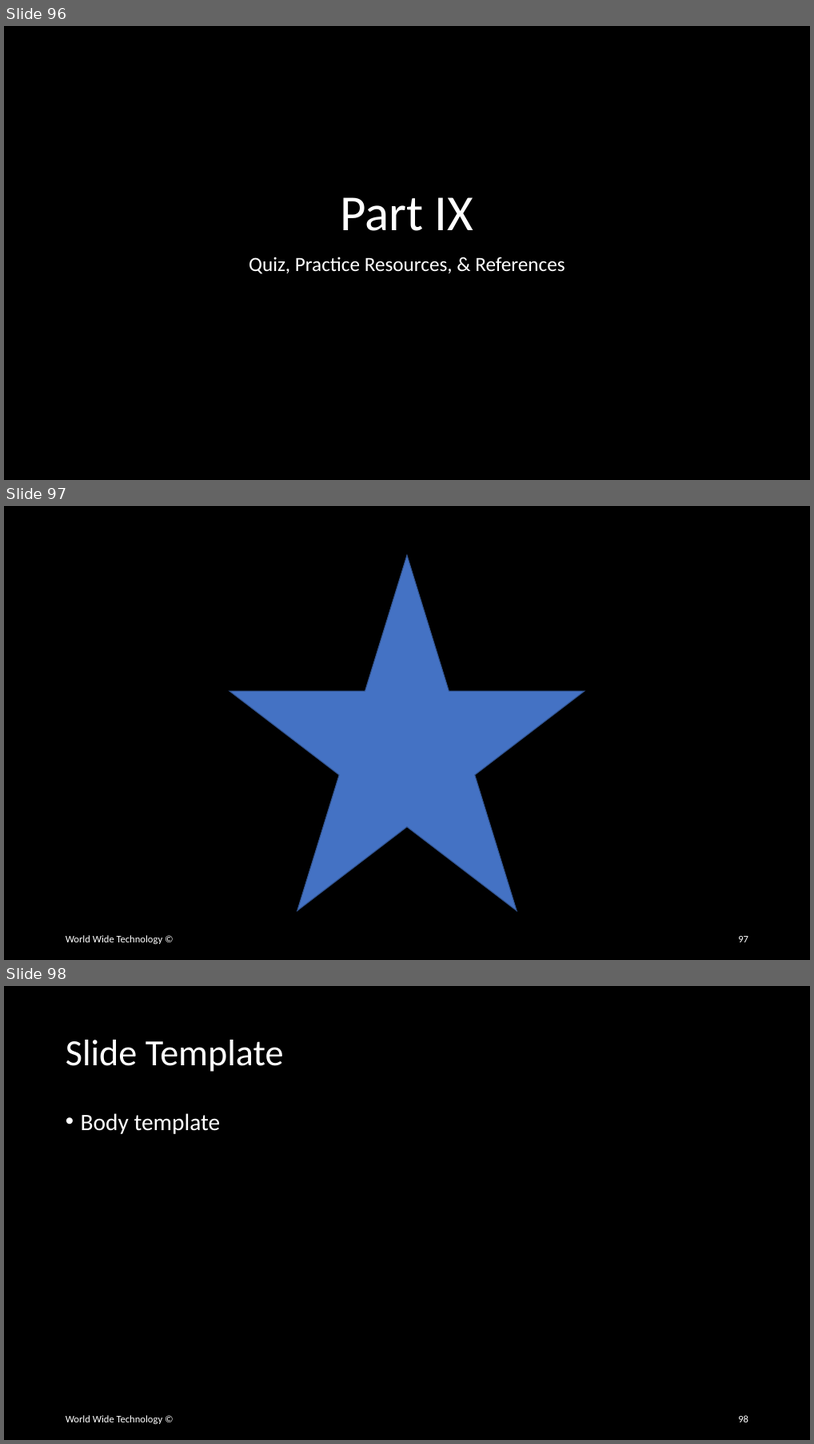
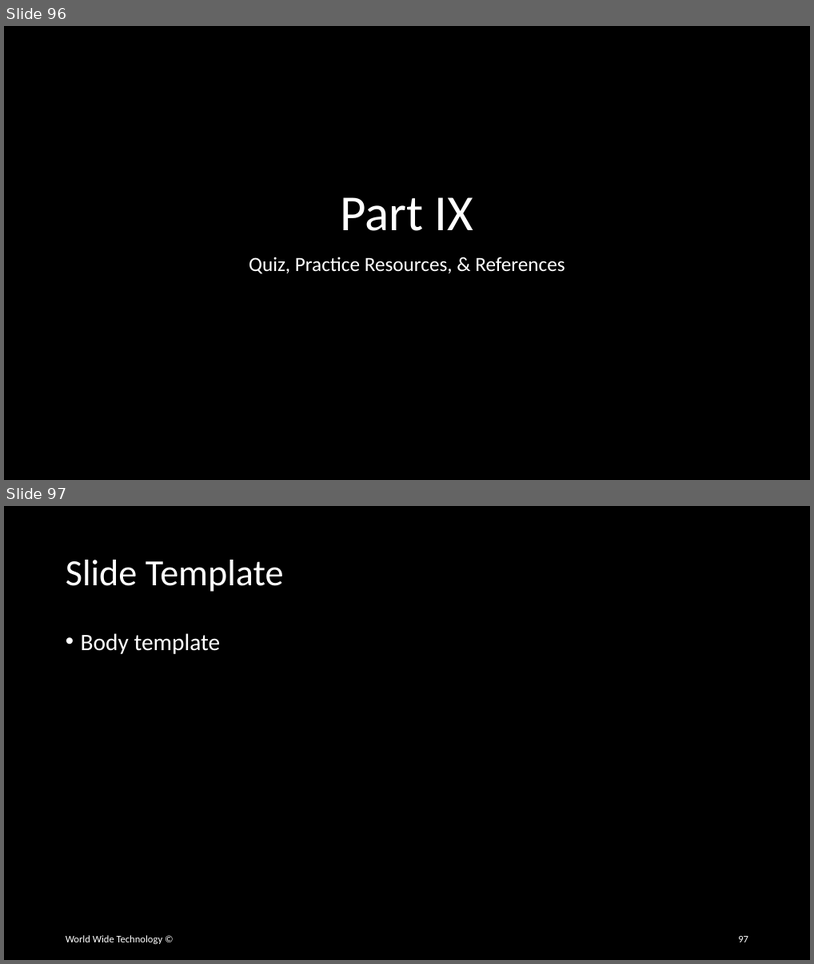
Before and after one commit to wwt/curl-requests-foundations, a slide deck: curl-requests-foundations.pptx. Shown one above the other, each under a label of ours: slides 96, 97 and 98 before the commit, slides 96 and 97 after it. The pictures are 814x1444 and 814x964 pixels, drawn with LibreOffice and Linux fonts; fonts in the diff are those of the drawing. Boxes give left, top, right and bottom in pixels: in the first picture for what was removed or moved away, otherwise in the second. Text is boxed around its words. In the diff, an @@ line names an element or a change of style, - is before the commit and + after.

```diff
--- a/curl-requests-foundations.pptx
+++ b/curl-requests-foundations.pptx
@@ slide 97 removed at [4,506,810,960], background #000000 @@
@@ star removed at [230,555,585,910] @@
@@ text removed at [66,935,163,944] @@
-World Wide Technology ©
@@ page number removed at [738,936,749,942] @@
-97
@@ what was slide 98 is now slide 97 @@
@@ page number at [738,936,749,942]: text changed @@
-98
+97
```
Also in this commit, not shown: 2 slides changed.
